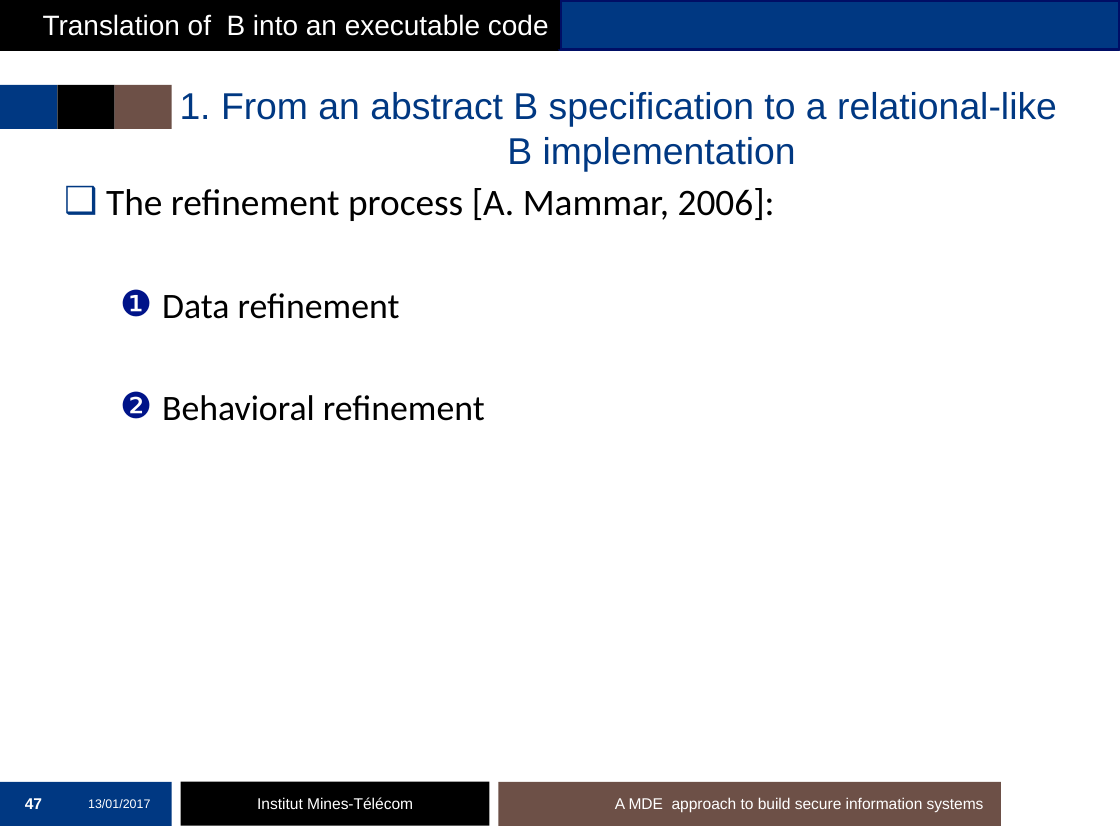
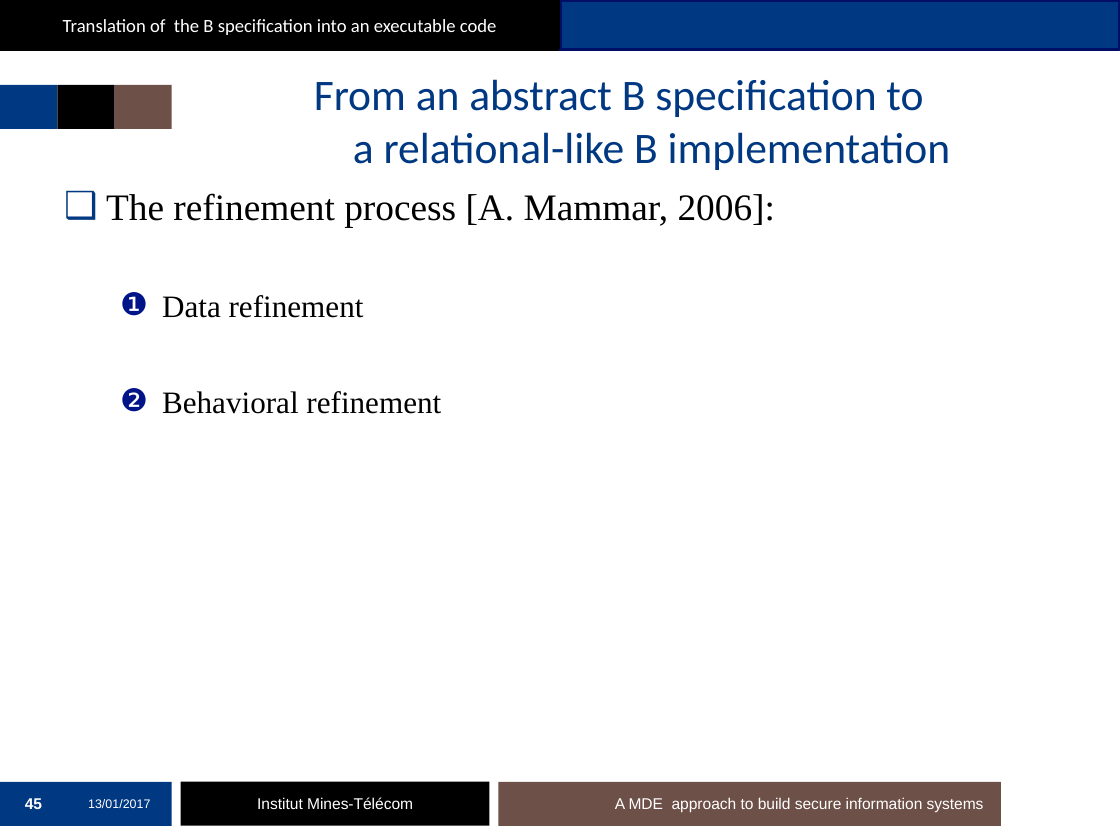
Before and after one commit to mai-ng/phdDefense, a slide deck: slide 45 of slides/presentation-defense.pptx (slide 47 before the commit). Drawn at 1120x840 pixels with LibreOffice and Linux fonts; fonts in the diff are those of the drawing; background and template pictures are left out. Boxes give left, top, right and bottom in pixels: in the first picture for what was removed or moved away, otherwise in the second. Text is boxed around its words. In the diff, an @@ line names an element or a change of style, - is before the commit and + after.

```diff
--- a/slides/presentation-defense.pptx
+++ b/slides/presentation-defense.pptx
@@ text in rectangle at (63, 19, 497, 35): text changed; size 18 to 12 pt; font Arial to Calibri @@
-Translation of B into an executable code
+Translation of the B specification into an executable code
@@ title at (314, 79, 951, 170): text changed; size 24 to 28 pt; font Arial to Calibri @@
-1. From an abstract B specification to a relational-like
-B implementation
+From an abstract B specification to
+a relational-like B implementation
@@ text "The refinement process [A. Mammar, ..." at (106, 193, 775, 414): font Calibri to Times New Roman; size 23 to 20 pt in "Data refinement", "Behavioral refinement" @@
@@ page number at (25, 798, 42, 809): text changed @@
-47
+45
```
Also in this commit, not shown: 63 other slides changed, 1 slide removed.
